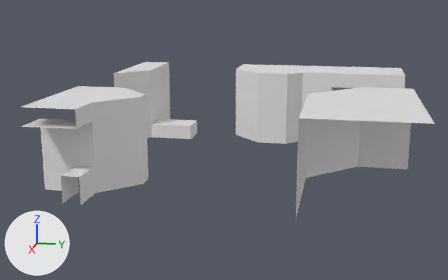
Two versions of the glTF model Assets/Map_Modules/Module_LVL02.gltf, one commit apart.
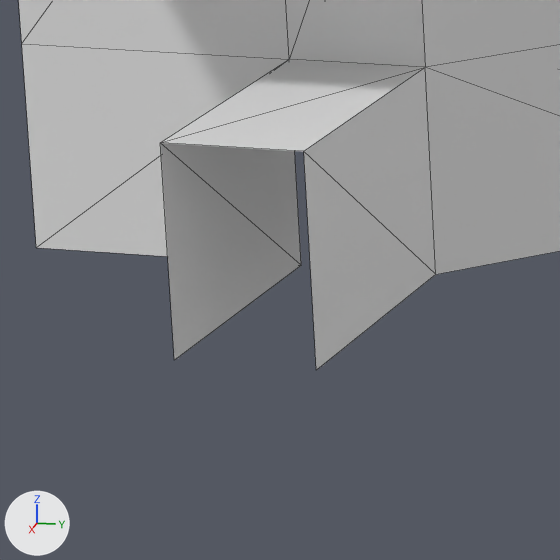
Each version is shown whole from a 50 mm lens placed at (38.19, 6.13, 10.85), pointed at (0.54, -1.39, 1.44), then close up on the part from 9% to 25% of the width and 56% to 82% of the height. Arrows for +X, +Y and +Z are at lower left; the lights stay in place. The close-ups show mesh edges as thin lines. Vertices at the same position are counted once.

Names of what the first close-up shows: 'Module_LVL02'.
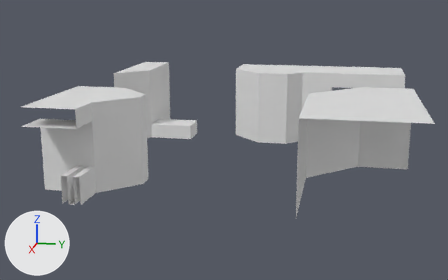
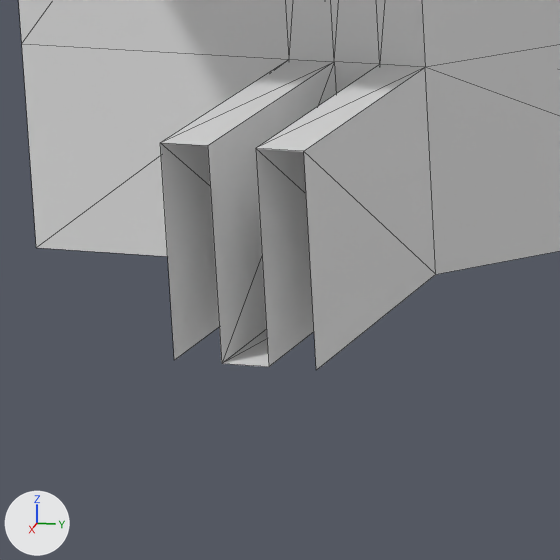
Pixel boxes (x1, y1, x2, y2) of what changed, in the close-ups (560 x 560 px):
part 1 of me_cube_005, built on
    before: (160, 0, 425, 151)
    after: (160, 0, 425, 367)

What changed in the scene script:
```text
Change me_cube_005:
    used by ob_module_lvl02; location = (0.0, 0.0, 0.0)
    remove me_cube_005.from_pydata(...)  # 119 vertices, 161 faces; spans x -10.0..10.0, y -10.0..10.0, z 0.0..5.0
    add me_cube_005.from_pydata(...)  # 131 vertices, 179 faces; spans x -10.0..10.0, y -10.0..10.0, z 0.0..5.0
    me_cube_005 part 1
    6 faces are deleted
    12 vertices are added at x 8.0..10.0, y -7.7..-7.3, z 0.0..4.0
    24 new faces join them
```
